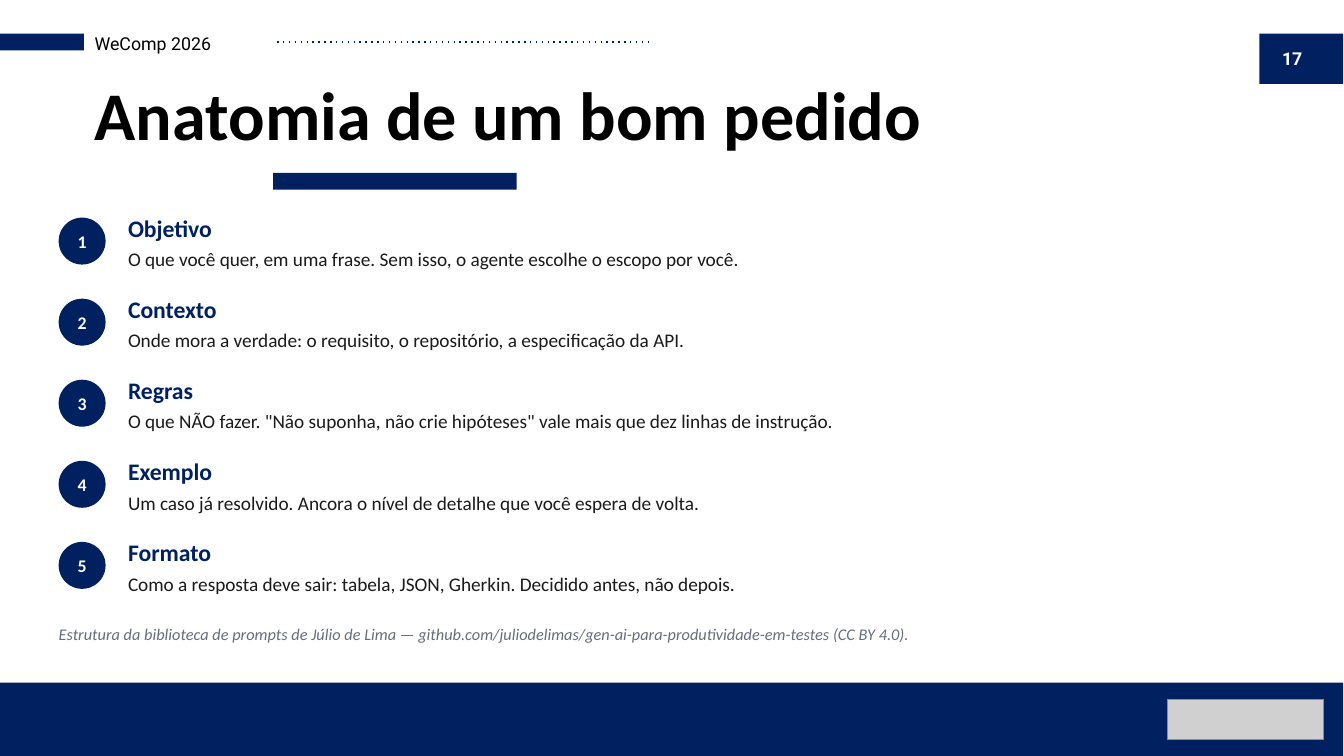
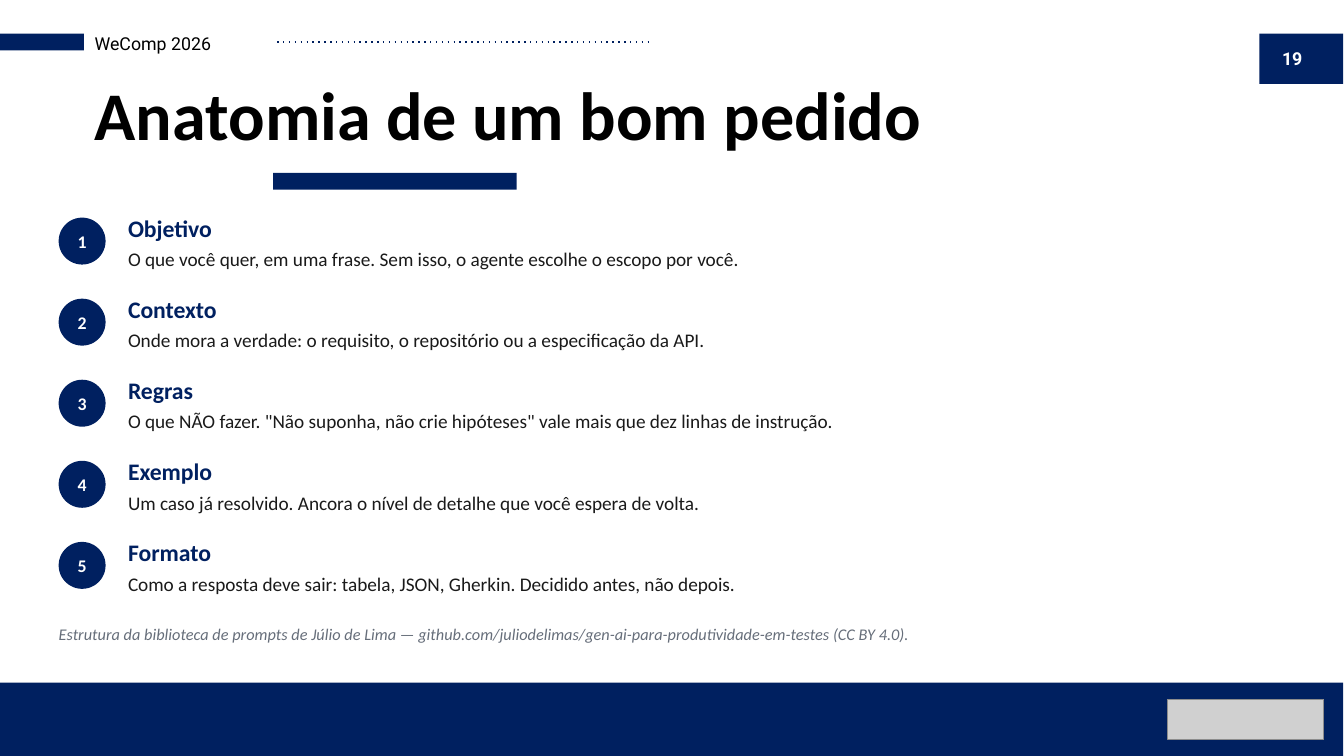
Before and after one commit to jvcaires/WeComp-Testing, a slide deck: slide 19 of WeComp - Testado Por Quem.pptx (slide 17 before the commit). Drawn at 1344x756 pixels with LibreOffice and Linux fonts; fonts in the diff are those of the drawing; grey boxes stand for pictures. Boxes give left, top, right and bottom in pixels: in the first picture for what was removed or moved away, otherwise in the second. Text is boxed around its words. In the diff, an @@ line names an element or a change of style, - is before the commit and + after.

```diff
--- a/WeComp - Testado Por Quem.pptx
+++ b/WeComp - Testado Por Quem.pptx
@@ page number at [1282,52,1302,65]: text changed @@
-17
+19
@@ text at [128,333,704,351]: text changed @@
-Onde mora a verdade: o requisito, o repositório, a especificação da API.
+Onde mora a verdade: o requisito, o repositório ou a especificação da API.
```
Also in this commit, not shown: 5 other slides changed, 2 slides added, 16 other files.
